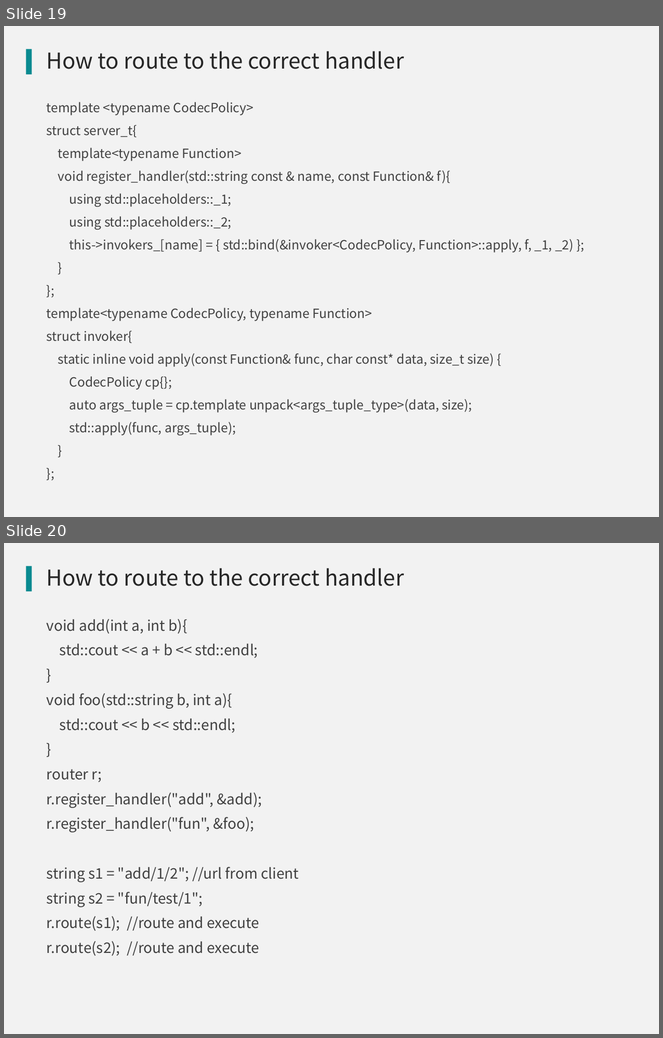
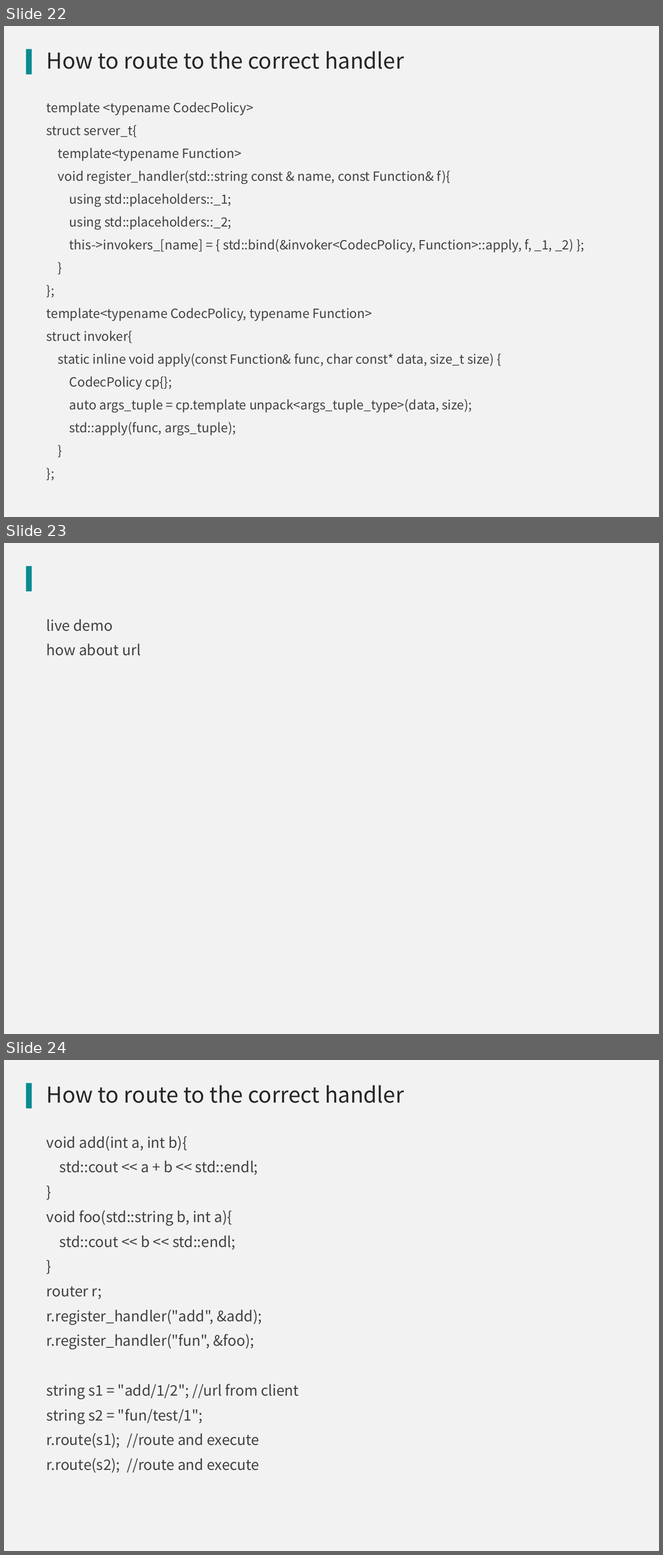
Before and after one commit to qicosmos/cppnow2017-ppt, a slide deck: An easy to use RPC framework implemented by c++11 and c++14.pptx. Shown one above the other, each under a label of ours: slides 19 and 20 before the commit, slides 22, 23 and 24 after it. The pictures are 663x1038 and 663x1555 pixels, drawn with LibreOffice and Linux fonts; fonts in the diff are those of the drawing; background and template pictures are left out. Boxes give left, top, right and bottom in pixels: in the first picture for what was removed or moved away, otherwise in the second. Text is boxed around its words. In the diff, an @@ line names an element or a change of style, - is before the commit and + after.

```diff
--- a/An easy to use RPC framework implemented by c++11 and c++14.pptx
+++ b/An easy to use RPC framework implemented by c++11 and c++14.pptx
@@ slide 23 added at (x1=4, y1=543, x2=659, y2=1034), background #F2F2F2; not listed: 1 template element that a slide beside it also shows @@
@@ text added at (x1=47, y1=619, x2=141, y2=656), 16 pt, text #404040 @@
+live demo
+how about url
@@ what was slide 19 is now slide 22 @@
@@ what was slide 20 is now slide 24 @@
```
Also in this commit, not shown: 5 other slides added.
